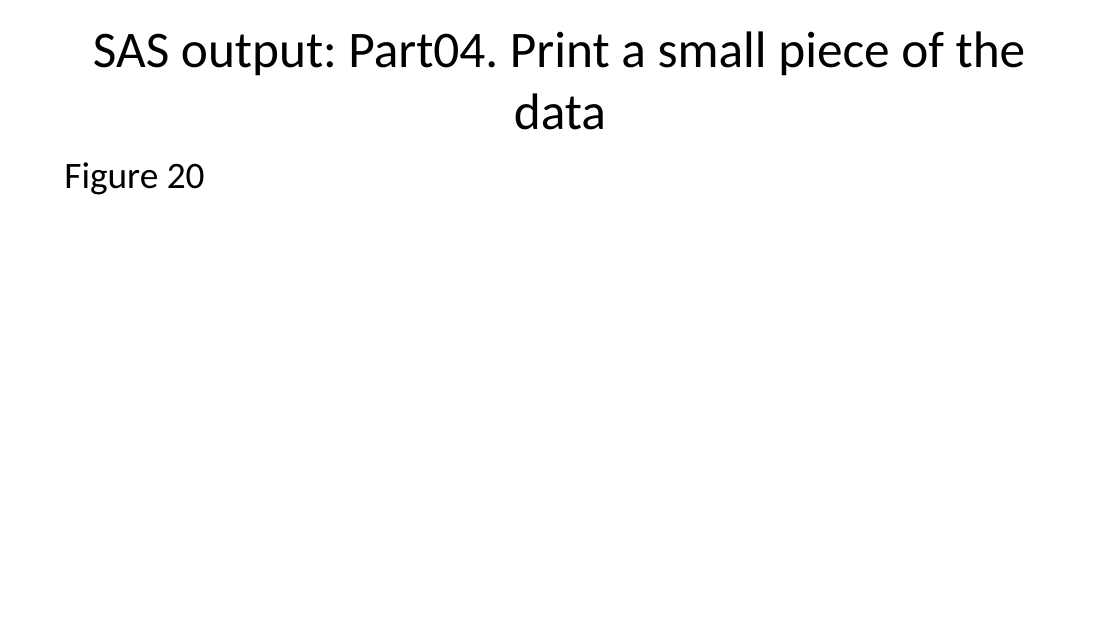
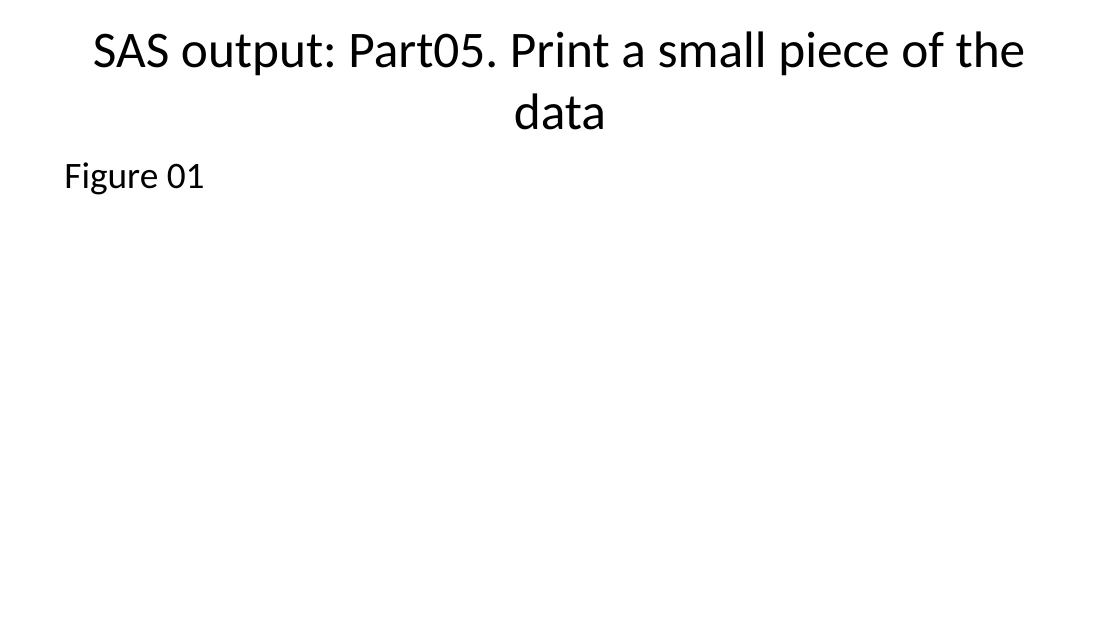
Before and after one commit to pmean/introduction-to-SAS, a slide deck: slide 18 of results/test-code.pptx. Drawn at 1120x630 pixels with LibreOffice and Linux fonts; fonts in the diff are those of the drawing. Boxes give left, top, right and bottom in pixels: in the first picture for what was removed or moved away, otherwise in the second. Text is boxed around its words. In the diff, an @@ line names an element or a change of style, - is before the commit and + after.

```diff
--- a/results/test-code.pptx
+++ b/results/test-code.pptx
@@ title at box(93, 31, 1026, 130): text changed @@
-SAS output: Part04. Print a small piece of the data
+SAS output: Part05. Print a small piece of the data
@@ text at box(64, 162, 205, 195): text changed @@
-Figure 20
+Figure 01
```
Also in this commit, not shown: 13 other slides changed, 50 slides added, 2 other files.
